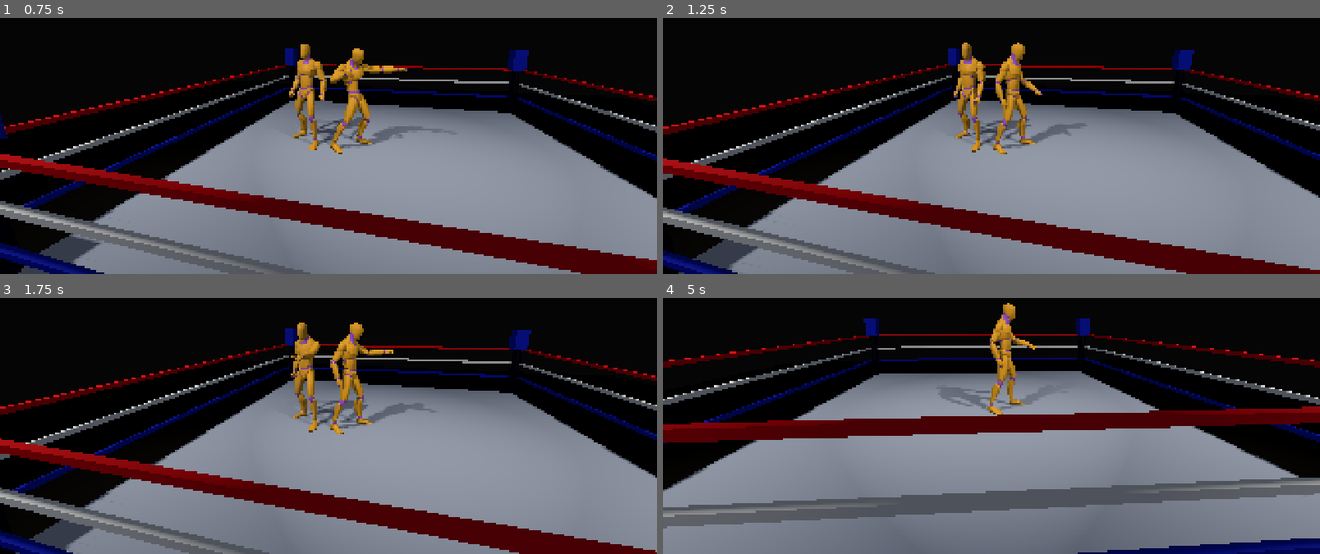
Above: before the commit, frames 1-4 (two rows, left to right).
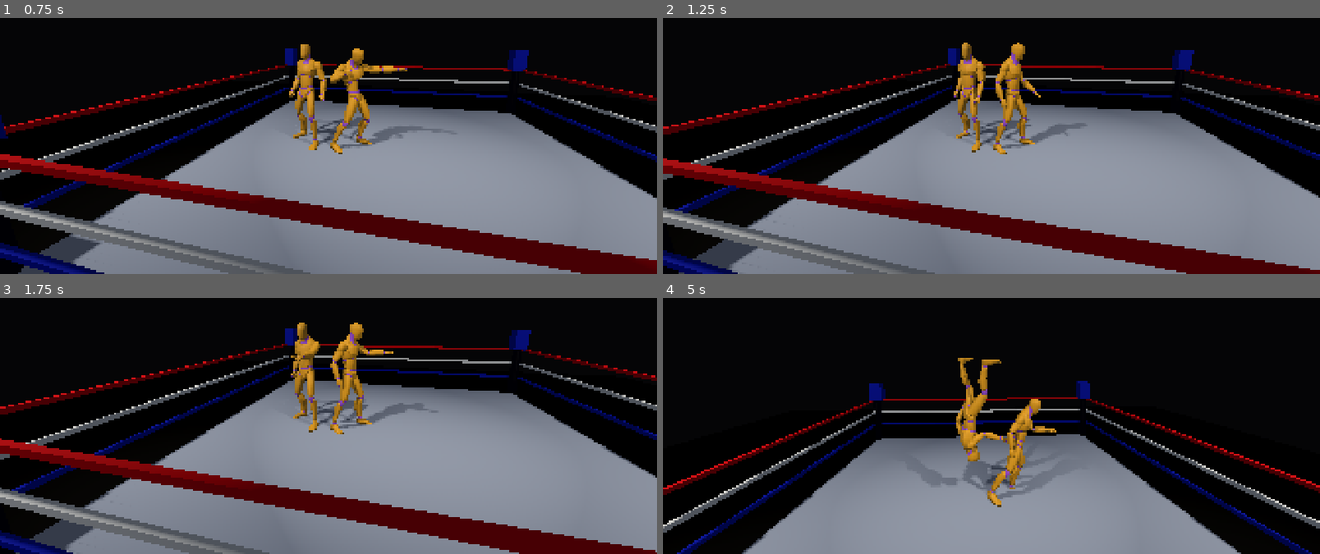
Above: after the commit, the same moments.

Repository: denhamd2/aegis
Game: Godot game, scene res://scenes/match.tscn
The game is run twice, just before and just after one commit, with the same random seed, the same clock (stepped at 60 frames per second) and the same inputs.
Inputs:
- Up to frame 1 (0.75 s): hold D (move_right) from 0.53 s (still down); tap K (grapple) at 0.6 s
- Up to frame 2 (1.25 s): keep holding D (move_right); tap J (strike) at 0.8 s
- Up to frame 3 (1.75 s): release D (move_right) at 1.28 s; hold S (move_down) from 1.28 s (still down); tap J (strike) at 1.35 s; tap K (grapple) at 1.55 s
- Up to frame 4 (5 s): release S (move_down) at 2.03 s; hold D (move_right) 2.03-2.78 s; tap K (grapple) at 2.1, 3.05, 4.55 s; tap J (strike) at 2.3, 3.6 s; hold W (move_up) 2.78-3.53 s; tap L (reversal) at 2.85 s; hold A (move_left) from 3.53 s (still down); tap Space (submission_hold) at 4.35 s

Frame 1 is identical in both runs. In frame 2, less than 0.1% of the frame differs, in the area x 51-62%, y 16-47%; in frame 3, less than 0.1%; in frame 4, 55%, in the area x 0-100%, y 1-100%.

Commit message:
Fix AI-vs-AI tie-ups being decided by scene order, not contest
The README-flagged "two identical AI opponents can deadlock" gap turned
out not to be a hang: live probing found matches always complete, but
one wrestler won every single tie-up by exactly one tick, every seed.
Root cause was WrestlerController forcing the opponent directly into
TIE_UP mid-tick, which let scene-tree processing order give whichever
wrestler wasn't first a hidden one-tick head start on the mash contest
that followed.

Moves tie-up entry into MatchReferee (matching the pin/submission
pattern, running after both wrestlers have acted each tick), adds
deterministic per-instance AI mash-timing jitter seeded from
(match_seed, player_index) so identical AI configs stop mashing in
lockstep, and adds an explicit seeded tie-break for the rare case both
sides still cross the threshold on the same tick.

Co-Authored-By: Claude Sonnet 5 <noreply@anthropic.com>
Claude-Session: https://claude.ai/code/session_014FrePquMKRRVTcBmQuSTE6

Diff:
--- a/game/core/ai/wrestler_ai.gd
+++ b/game/core/ai/wrestler_ai.gd
@@ -27,6 +27,29 @@
 var _last_kickout_press_tick: int = -1000
 var _tie_up_tick: int = 0
 var _last_tie_up_press_tick: int = -1000
+
+## Max ticks setup_jitter() may shift tie_up_reaction_ticks/
+## tie_up_press_interval_ticks by, either direction.
+const TIE_UP_JITTER_TICKS := 2
+
+## Applies a small, deterministic per-instance timing offset to the tie-up
+## mash tunables, derived from (match_seed, player_index) rather than raw
+## RNG — so two AI opponents with identical exported defaults don't mash on
+## the exact same ticks forever (see match_referee.gd's tie-break comment:
+## with zero jitter, two such opponents tie on literally every single
+## tie-up, and only an explicit rule decides it — this makes that the rare
+## case instead of the only case). Deterministic per (match_seed,
+## player_index): the same match replays identically (ReplaySystem
+## contract), only the seed/slot combination varies. Call once at setup,
+## not per-tick — this is a fixed instance property, not live randomness.
+## Not called by match_setup.gd for a non-AI wrestler, and not called at all
+## by direct WrestlerAI.new() construction (e.g. in unit tests), which is
+## intentional — tests get the un-jittered baseline tunables.
+func setup_jitter(match_seed: int, player_index: int) -> void:
+	var rng := RandomNumberGenerator.new()
+	rng.seed = match_seed * 4096 + player_index
+	tie_up_reaction_ticks = max(1, tie_up_reaction_ticks + rng.randi_range(-TIE_UP_JITTER_TICKS, TIE_UP_JITTER_TICKS))
+	tie_up_press_interval_ticks = max(1, tie_up_press_interval_ticks + rng.randi_range(-TIE_UP_JITTER_TICKS, TIE_UP_JITTER_TICKS))
 
 func _physics_process(_delta: float) -> void:
 	if not controller or not target:
--- a/game/core/match/match_referee.gd
+++ b/game/core/match/match_referee.gd
@@ -63,13 +63,34 @@
 	if _tying_up:
 		_tick_tie_up()
 		return
-	if wrestler_a.fsm.current_state == WrestlerFSM.State.TIE_UP \
-			and wrestler_b.fsm.current_state == WrestlerFSM.State.TIE_UP:
-		_tying_up = true
-		_tie_up_ticks = 0
-		_tie_up_minigame = TieUpMinigame.new()
+	if _try_start_tie_up():
 		return
 	_check_for_downed_opponent_action()
+
+## Starts a tie-up once either wrestler pressed grapple this tick (captured
+## by WrestlerController._wants_tie_up_this_tick — see its doc comment for
+## why entry lives here rather than inline in the wrestler, mirroring
+## PIN_DEFENDER/SUBMISSION_DEFENDER's "driven by MatchReferee" pattern: this
+## runs strictly after both wrestlers' own _physics_process for the tick, so
+## neither side gets a scene-tree-order head start on the mash contest that
+## follows. Also the sole gate against an illegal TIE_UP transition (only
+## legal from IDLE/LOCOMOTION per WrestlerFSM.LEGAL_TRANSITIONS) — checked
+## for both wrestlers before touching either FSM, same protection the old
+## inline version had.
+func _try_start_tie_up() -> bool:
+	if not (wrestler_a._wants_tie_up_this_tick or wrestler_b._wants_tie_up_this_tick):
+		return false
+	if wrestler_a.global_position.distance_to(wrestler_b.global_position) > WrestlerController.TIE_UP_RANGE:
+		return false
+	if not WrestlerController.CAN_ENTER_TIE_UP.has(wrestler_a.fsm.current_state) \
+			or not WrestlerController.CAN_ENTER_TIE_UP.has(wrestler_b.fsm.current_state):
+		return false
+	wrestler_a.fsm.transition_to(WrestlerFSM.State.TIE_UP)
+	wrestler_b.fsm.transition_to(WrestlerFSM.State.TIE_UP)
+	_tying_up = true
+	_tie_up_ticks = 0
+	_tie_up_minigame = TieUpMinigame.new()
+	return true
 
 ## Kept as one function rather than two independent scans so a given
 ## attacker/defender pair can't match both a pin and a submission check the
@@ -151,9 +172,24 @@
 func _tick_tie_up() -> void:
 	_tie_up_ticks += 1
 	_tie_up_minigame.tick(wrestler_a._tie_up_input_this_tick, wrestler_b._tie_up_input_this_tick)
-	if _tie_up_minigame.a_wins():
+	var a_won := _tie_up_minigame.a_wins()
+	var b_won := _tie_up_minigame.b_wins()
+	if a_won and b_won:
+		# Both sides crossed PROGRESS_THRESHOLD on the exact same tick — now
+		# a real, reachable case (not just a hypothetical) once entry-order
+		# bias is fixed and two AI opponents mash on genuinely equal
+		# footing (see _try_start_tie_up()'s doc comment and
+		# WrestlerAI.setup_jitter(), which makes an exact tie rare but not
+		# impossible). Resolved with an explicit, seeded coin flip rather
+		# than silently falling out of an if/elif's checking order — that
+		# was the original bug's own shape (the old placeholder's "lower
+		# player_index wins" rule), just relocated, not fixed, if left
+		# implicit here too.
+		var winner := _break_tie_up_tie()
+		_resolve_tie_up(winner, wrestler_b if winner == wrestler_a else wrestler_a)
+	elif a_won:
 		_resolve_tie_up(wrestler_a, wrestler_b)
-	elif _tie_up_minigame.b_wins():
+	elif b_won:
 		_resolve_tie_up(wrestler_b, wrestler_a)
 	elif _tie_up_ticks >= TIE_UP_MAX_TICKS:
 		# Backstop only — distinct AI/press policies make an exact tie
@@ -162,6 +198,15 @@
 		var attacker := wrestler_a if _tie_up_minigame.a_progress >= _tie_up_minigame.b_progress else wrestler_b
 		_resolve_tie_up(attacker, wrestler_b if attacker == wrestler_a else wrestler_a)
 
+## Seeded, not random-random: same (match_seed, _tie_up_ticks) pair always
+## picks the same winner (ReplaySystem determinism), but varies across
+## matches/seeds and across repeated ties within one match, unlike a bare
+## "lower index wins" rule.
+func _break_tie_up_tie() -> WrestlerController:
+	var rng := RandomNumberGenerator.new()
+	rng.seed = match_seed * 4096 + _tie_up_ticks
+	return wrestler_a if rng.randi_range(0, 1) == 0 else wrestler_b
+
 func _resolve_tie_up(attacker: WrestlerController, defender: WrestlerController) -> void:
 	_tying_up = false
 	attacker._is_grapple_attacker = true
--- a/game/core/match/match_setup.gd
+++ b/game/core/match/match_setup.gd
@@ -14,6 +14,13 @@
 	wrestler_b._resolve_paths()
 	referee.match_seed = match_seed
 	referee.match_won.connect(_on_match_won)
+	# Only matters once both wrestlers are AI (e.g. an AI-vs-AI match) — with
+	# a single AI opponent the other side's input is either a human or idle,
+	# already naturally distinct. See WrestlerAI.setup_jitter()'s doc comment.
+	if wrestler_a.is_ai and wrestler_a.ai:
+		wrestler_a.ai.setup_jitter(match_seed, wrestler_a.player_index)
+	if wrestler_b.is_ai and wrestler_b.ai:
+		wrestler_b.ai.setup_jitter(match_seed, wrestler_b.player_index)
 	if ReplaySystem:
 		ReplaySystem.start_recording(match_seed)
 
--- a/game/core/match/wrestler_controller.gd
+++ b/game/core/match/wrestler_controller.gd
@@ -27,7 +27,10 @@
 ## States WrestlerFSM.LEGAL_TRANSITIONS actually allows a TIE_UP transition
 ## from — both sides of a grapple attempt must be in one of these, or the
 ## attempt is silently dropped (see the gate in _process_free_movement()).
-const _CAN_ENTER_TIE_UP: Array[WrestlerFSM.State] = [
+## Public (not underscore-prefixed) so MatchReferee can gate its own
+## tie-up-entry decision with the same legality check — see
+## _wants_tie_up_this_tick's doc comment for why entry moved there.
+const CAN_ENTER_TIE_UP: Array[WrestlerFSM.State] = [
 	WrestlerFSM.State.IDLE,
 	WrestlerFSM.State.LOCOMOTION,
 ]
@@ -121,6 +124,25 @@
 var _kickout_input_this_tick: bool = false
 var _submission_defender_input_this_tick: bool = false
 var _tie_up_input_this_tick: bool = false
+## Set by _process_free_movement() whenever this wrestler pressed grapple
+## this tick; consumed by MatchReferee (which runs after every wrestler's
+## own _physics_process, see _resolve_pending_hits()'s doc comment for why
+## that ordering matters) to decide whether to start a tie-up. Entry used to
+## happen inline here via a direct opponent.fsm.transition_to(TIE_UP) call —
+## but since only one wrestler's _process_free_movement() actually executes
+## that branch each tick (whichever comes first in the scene tree), the
+## *other* wrestler's FSM state changed mid-tick, before its own
+## _physics_process() ran — so its WrestlerAI.poll_input() saw TIE_UP
+## already in effect and started counting tie-up mash ticks one tick early,
+## every single time, regardless of either wrestler's actual behavior. In an
+## AI-vs-AI match with identical, jitter-free mash timing (no RNG in that
+## policy by design) that one-tick head start silently decided every single
+## tie-up — confirmed live: TieUpMinigame progress at resolution was always
+## exactly (9.0, 10.0), the "loser" one tick behind, never closer. Deferring
+## the actual transition to MatchReferee (which runs strictly after both
+## wrestlers this tick) makes entry happen on a fresh tick for both sides
+## uniformly, the same fix shape already used for pin/submission entry.
+var _wants_tie_up_this_tick: bool = false
 
 ## Whether MatchReferee._check_for_cover() may start a new pin on this
 ## wrestler right now. True by default and after a genuine knockdown (an
@@ -286,28 +308,11 @@
 	elif fsm.current_state != WrestlerFSM.State.IDLE:
 		fsm.transition_to(WrestlerFSM.State.IDLE)
 
+	_wants_tie_up_this_tick = false
 	if input.get("strike", false) and strike_move:
 		_start_move(WrestlerFSM.State.STRIKE, strike_move)
-	elif input.get("grapple", false) and opponent and _in_range(TIE_UP_RANGE) \
-			and _CAN_ENTER_TIE_UP.has(fsm.current_state) \
-			and _CAN_ENTER_TIE_UP.has(opponent.fsm.current_state):
-		# Forcing the opponent into TIE_UP without checking its state is
-		# illegal whenever it's mid-strike, reacting to a hit, running, etc.
-		# (only IDLE/LOCOMOTION legally transition into TIE_UP per
-		# WrestlerFSM.LEGAL_TRANSITIONS) — WrestlerFSM.transition_to()'s
-		# assert() logs but does not actually block the illegal transition,
-		# so an unguarded call here left the opponent's FSM state and its
-		# _is_grapple_attacker bookkeeping permanently desynced: the
-		# opponent's state silently failed to change, but MatchReferee would
-		# still later assign it the attacker/defender role and try to push
-		# it into GRAPPLE_HOLD from whatever unrelated state it was actually
-		# stuck in — itself illegal and silently dropped, so neither
-		# wrestler's _physics_process match statement ever routed to
-		# _process_grapple_hold() again. A real deadlock, not a rare one:
-		# any grapple attempted while the opponent is mid-anything-else
-		# hits it, so gate here instead of after the fact.
-		fsm.transition_to(WrestlerFSM.State.TIE_UP)
-		opponent.fsm.transition_to(WrestlerFSM.State.TIE_UP)
+	elif input.get("grapple", false):
+		_wants_tie_up_this_tick = true
 
 func _in_range(range_m: float) -> bool:
 	return opponent != null and global_position.distance_to(opponent.global_position) <= range_m
--- /dev/null
+++ b/game/tests/test_match_referee_tie_break.gd
@@ -0,0 +1,36 @@
+extends GdUnitTestSuite
+## MatchReferee._break_tie_up_tie(): the explicit, seeded resolution for a
+## tie-up where both wrestlers cross TieUpMinigame.PROGRESS_THRESHOLD on the
+## exact same tick — a real, reachable case once entry-order bias is fixed
+## (see wrestler_controller.gd's _wants_tie_up_this_tick doc comment) and
+## two AI opponents mash on genuinely equal footing. Regression guard
+## against silently falling back to "whichever branch an if/elif checks
+## first" — the same shape as the original placeholder bug this session
+## already fixed once (see test_tie_up_minigame.gd).
+
+func test_same_seed_and_tick_is_deterministic() -> void:
+	var referee: MatchReferee = auto_free(MatchReferee.new())
+	referee.wrestler_a = auto_free(WrestlerController.new())
+	referee.wrestler_b = auto_free(WrestlerController.new())
+	referee.match_seed = 3
+	referee._tie_up_ticks = 42
+	var first := referee._break_tie_up_tie()
+	var second := referee._break_tie_up_tie()
+	assert_object(first).is_same(second)
+
+func test_both_wrestlers_can_win_across_seeds() -> void:
+	var referee: MatchReferee = auto_free(MatchReferee.new())
+	referee.wrestler_a = auto_free(WrestlerController.new())
+	referee.wrestler_b = auto_free(WrestlerController.new())
+	var any_a := false
+	var any_b := false
+	for match_seed in range(1, 40):
+		referee.match_seed = match_seed
+		referee._tie_up_ticks = 1
+		var winner := referee._break_tie_up_tie()
+		if winner == referee.wrestler_a:
+			any_a = true
+		elif winner == referee.wrestler_b:
+			any_b = true
+	assert_bool(any_a).is_true()
+	assert_bool(any_b).is_true()
--- /dev/null
+++ b/game/tests/test_wrestler_ai_jitter.gd
@@ -0,0 +1,38 @@
+extends GdUnitTestSuite
+## WrestlerAI.setup_jitter(): the fix for two AI-vs-AI opponents with
+## identical exported tunables mashing tie-up on the exact same ticks
+## forever (see match_referee.gd's tie-break comment and README's
+## "AI-vs-AI has no tie-breaker" gap).
+
+func test_same_match_seed_and_player_index_is_deterministic() -> void:
+	var a1 := WrestlerAI.new()
+	a1.setup_jitter(7, 0)
+	var a2 := WrestlerAI.new()
+	a2.setup_jitter(7, 0)
+	assert_int(a1.tie_up_reaction_ticks).is_equal(a2.tie_up_reaction_ticks)
+	assert_int(a1.tie_up_press_interval_ticks).is_equal(a2.tie_up_press_interval_ticks)
+
+func test_different_player_index_same_seed_usually_diverges() -> void:
+	# Not guaranteed different on every single seed (jitter is a small
+	# discrete range), but across many seeds at least one should diverge --
+	# the direct regression check for the original bug, where two identical
+	# AI instances mashed on exactly the same ticks on every seed, always.
+	var any_diverged := false
+	for match_seed in range(1, 30):
+		var a := WrestlerAI.new()
+		a.setup_jitter(match_seed, 0)
+		var b := WrestlerAI.new()
+		b.setup_jitter(match_seed, 1)
+		if a.tie_up_reaction_ticks != b.tie_up_reaction_ticks \
+				or a.tie_up_press_interval_ticks != b.tie_up_press_interval_ticks:
+			any_diverged = true
+			break
+	assert_bool(any_diverged).is_true()
+
+func test_jitter_never_produces_a_non_positive_press_interval() -> void:
+	for match_seed in range(1, 30):
+		for player_index in range(2):
+			var a := WrestlerAI.new()
+			a.setup_jitter(match_seed, player_index)
+			assert_int(a.tie_up_press_interval_ticks).is_greater(0)
+			assert_int(a.tie_up_reaction_ticks).is_greater(0)
Not shown, added: game/tests/test_match_referee_tie_break.gd.uid
Not shown, added: game/tests/test_wrestler_ai_jitter.gd.uid
Not shown, changed: README.md
